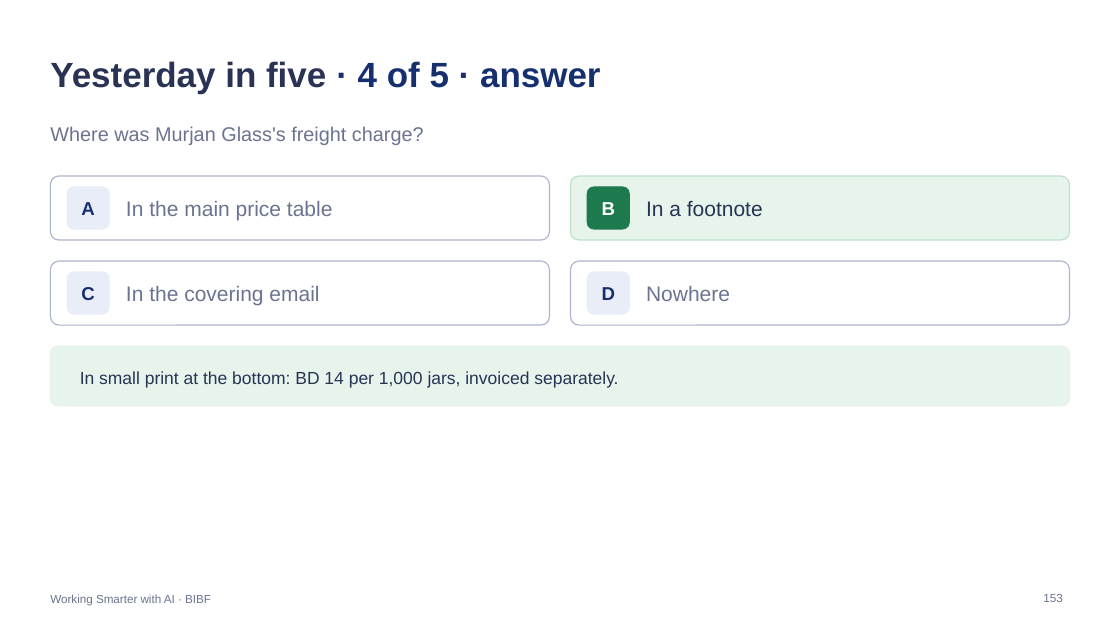
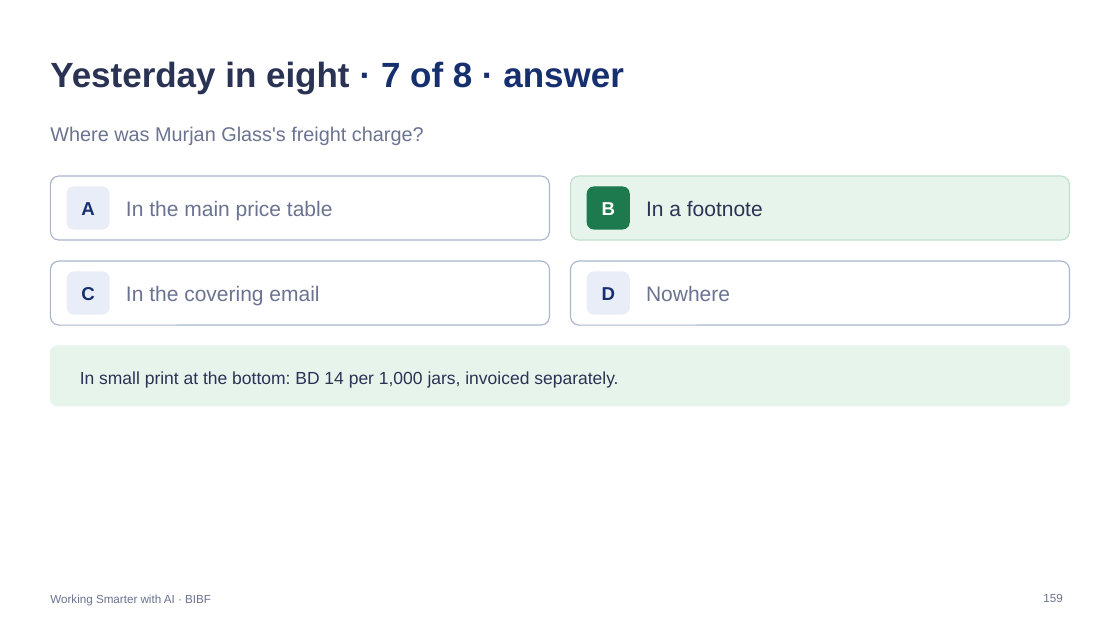
Before and after one commit to Iced377/bibf-arla, a slide deck: slide 159 of outputs/BIBF-Arla-Facilitator.pptx (slide 153 before the commit). Drawn at 1120x630 pixels with LibreOffice and Linux fonts; fonts in the diff are those of the drawing. Boxes give left, top, right and bottom in pixels: in the first picture for what was removed or moved away, otherwise in the second. Text is boxed around its words. In the diff, an @@ line names an element or a change of style, - is before the commit and + after.

```diff
--- a/outputs/BIBF-Arla-Facilitator.pptx
+++ b/outputs/BIBF-Arla-Facilitator.pptx
@@ title at [50, 61, 624, 93]: text changed @@
-Yesterday in five · 4 of 5 · answer
+Yesterday in eight · 7 of 8 · answer
```
Also in this commit, not shown: 13 other slides changed, 8 slides added, 2 slides removed, 8 other files.
